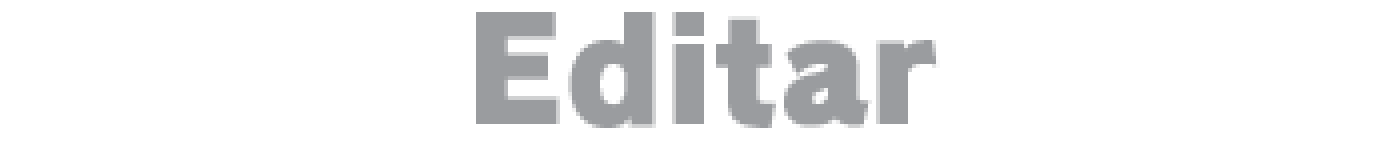
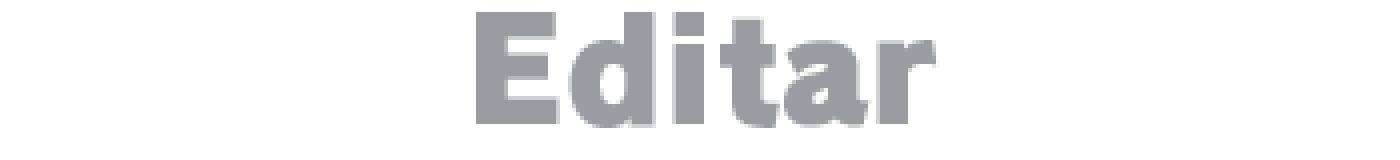
Revision of a layered 1400 × 160 image; what changed, layer by layer:
added layer "Editar V2" above "Edit V2" over <box>716,16,780,128</box>
hid "Editar" over <box>716,16,780,128</box>
